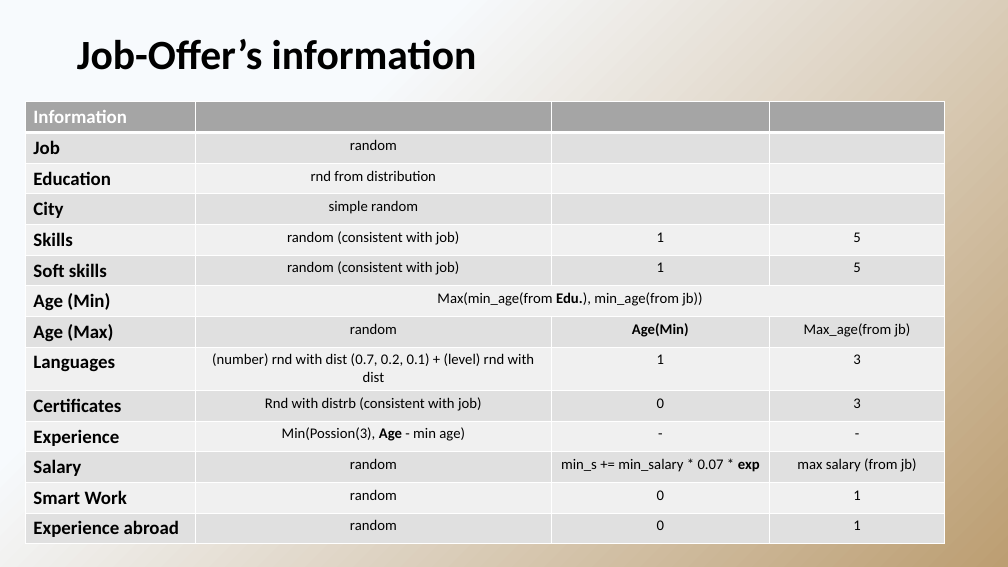
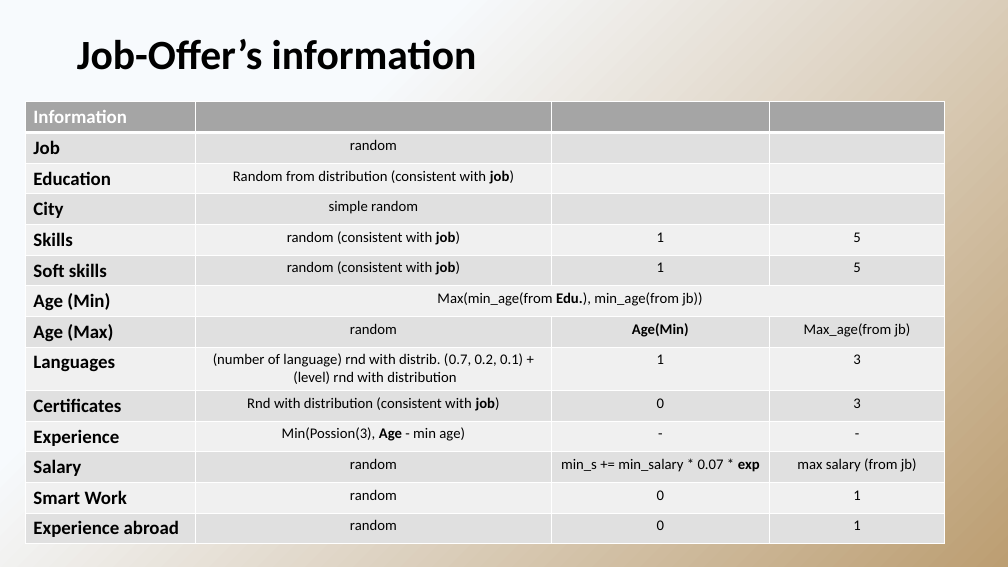
Before and after one commit to jacons/Interpretable-by-design-Human-Recommender, a slide deck: slide 9 of raw_source/Seminar1.pptx. Drawn at 1008x567 pixels with LibreOffice and Linux fonts; fonts in the diff are those of the drawing. Boxes give left, top, right and bottom in pixels: in the first picture for what was removed or moved away, otherwise in the second. Text is boxed around its words. In the diff, an @@ line names an element or a change of style, - is before the commit and + after.

```diff
--- a/raw_source/Seminar1.pptx
+++ b/raw_source/Seminar1.pptx
@@ table at (26,102,944,544) @@
-row 3, column 2: rnd from distribution
+row 3, column 2: Random from distribution (consistent with job)
-row 9, column 2: (number) rnd with dist (0.7, 0.2, 0.1) + (level) rnd with dist
+row 9, column 2: (number of language) rnd with distrib. (0.7, 0.2, 0.1) + / (level) rnd with distribution
-row 10, column 2: Rnd with distrb (consistent with job)
+row 10, column 2: Rnd with distribution (consistent with job)
@@ bold on in "job)", "job)" @@
```
Also in this commit, not shown: 5 other slides changed, 1 slide added, 1 slide removed, 4 other files.
